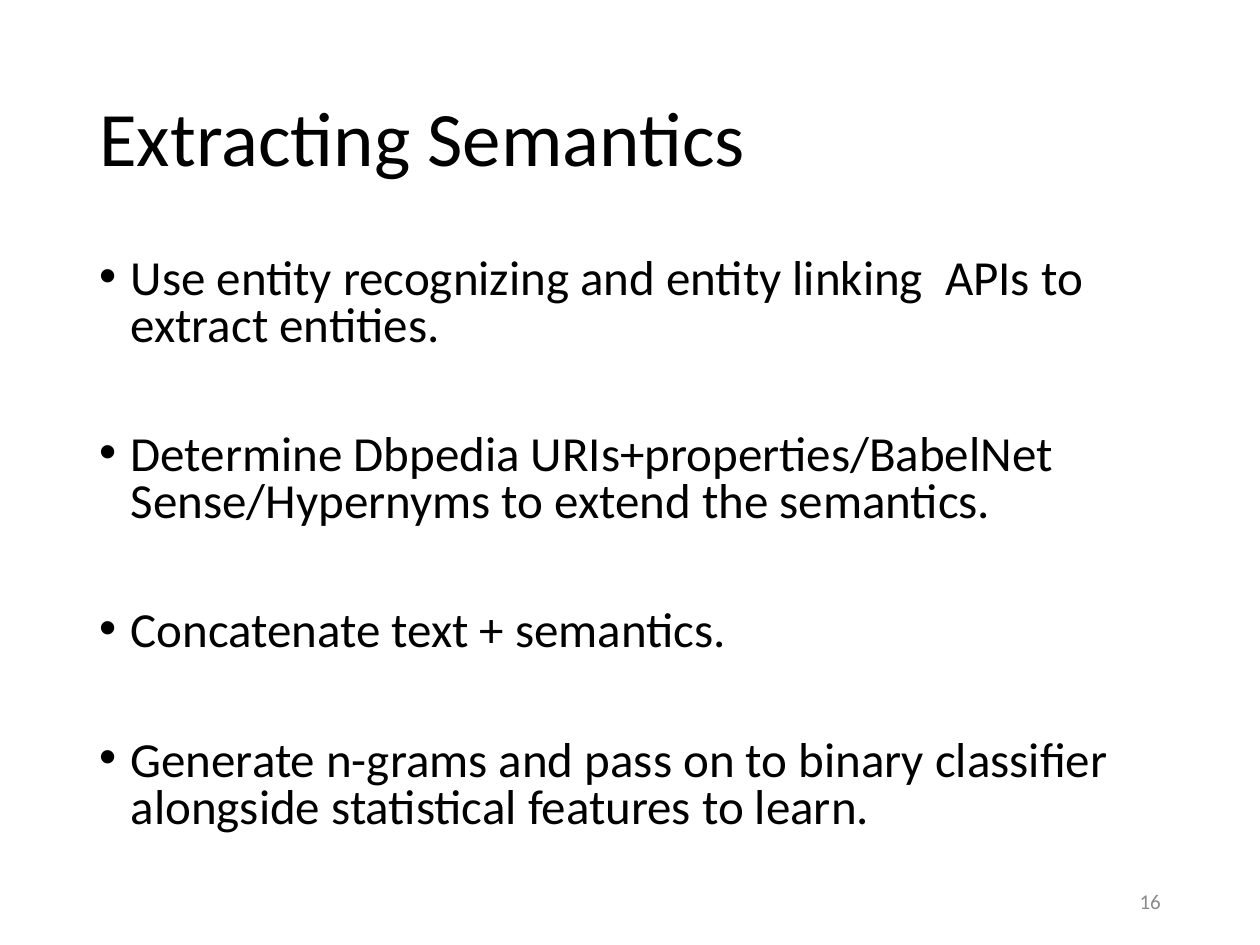
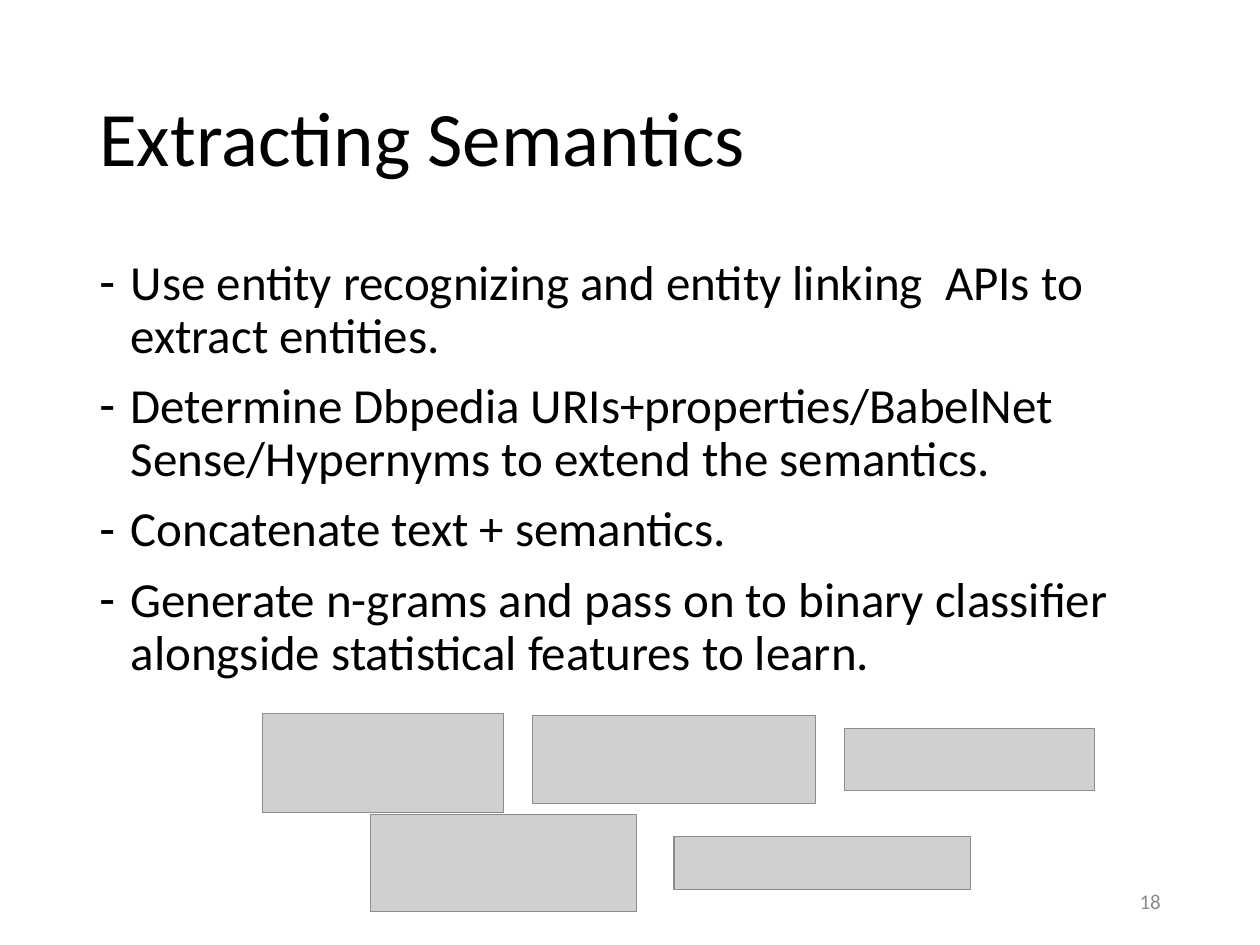
Before and after one commit to evhart/smasac-tutorial, a slide deck: slide 18 of slides/pptx/4-classification.pptx (slide 16 before the commit). Drawn at 1260x945 pixels with LibreOffice and Linux fonts; fonts in the diff are those of the drawing; grey boxes stand for pictures. Boxes give left, top, right and bottom in pixels: in the first picture for what was removed or moved away, otherwise in the second. Text is boxed around its words. In the diff, an @@ line names an element or a change of style, - is before the commit and + after.

```diff
--- a/slides/pptx/4-classification.pptx
+++ b/slides/pptx/4-classification.pptx
@@ text "Use entity recognizing and entity ..." at <box>131,266,1107,679</box>: bullet • to -; line spacing 0.8 to 0.9 @@
@@ picture added at <box>262,713,503,813</box> @@
@@ picture added at <box>533,716,816,804</box> @@
@@ picture added at <box>844,728,1094,790</box> @@
@@ picture added at <box>370,814,636,911</box> @@
@@ picture added at <box>674,837,970,890</box> @@
@@ page number at <box>1140,895,1161,909</box>: text changed @@
-16
+18
```
Also in this commit, not shown: 11 other slides changed, 8 slides added, 1 other file.
